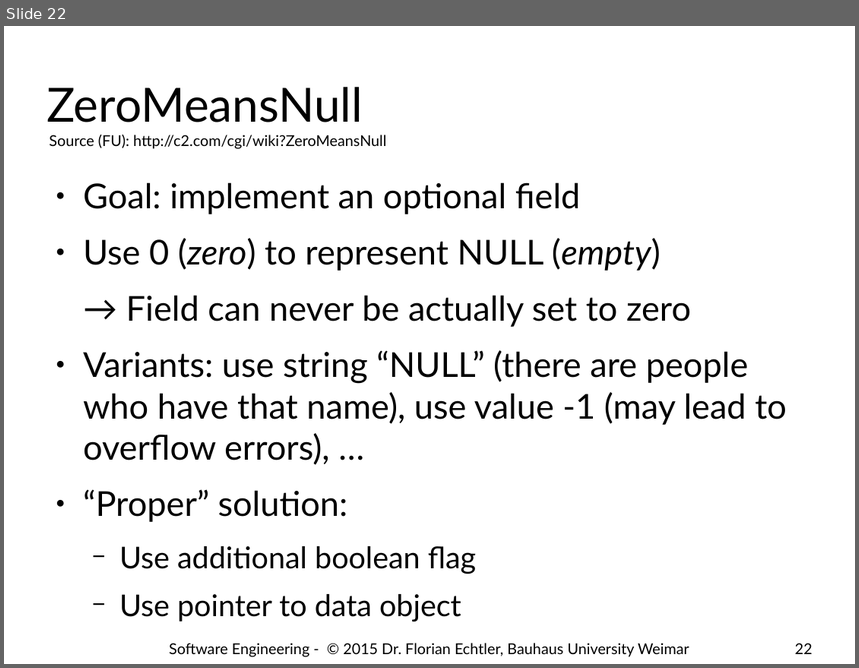
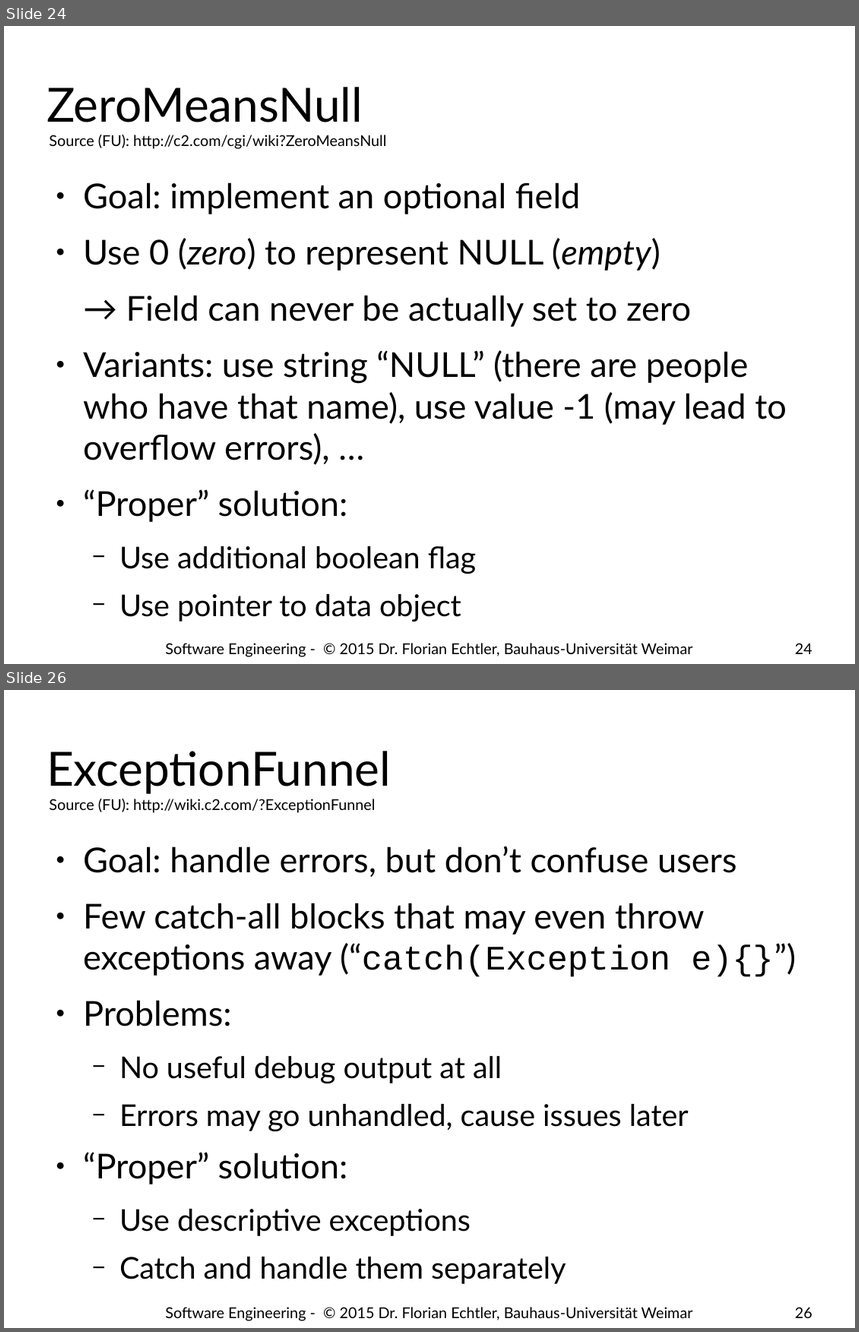
Before and after one commit to floe/software-engineering, a slide deck: 07-code-quality.odp. Shown one above the other, each under a label of ours: slide 22 before the commit, slides 24 and 26 after it; the slides between them are not shown. The pictures are 859x668 and 859x1332 pixels, drawn with LibreOffice and Linux fonts; fonts in the diff are those of the drawing; background and template pictures are left out. Boxes give left, top, right and bottom in pixels: in the first picture for what was removed or moved away, otherwise in the second. Text is boxed around its words. In the diff, an @@ line names an element or a change of style, - is before the commit and + after.

```diff
--- a/07-code-quality.odp
+++ b/07-code-quality.odp
@@ slide 26 added at box(4, 690, 855, 1328), background #FFFFFF @@
@@ title added at box(47, 751, 391, 794), 44 pt, text #000000 @@
+ExceptionFunnel
@@ text added at box(49, 799, 375, 813), 14 pt, text #000000 @@
+Source (FU): http://wiki.c2.com/?ExceptionFunnel
@@ text added at box(83, 846, 796, 1284), 32 pt, text #000000 @@
+● Goal: handle errors, but don’t confuse users
+● Few catch-all blocks that may even throw exceptions away (“catch(Exception e){}”)
+● Problems:
+  − No useful debug output at all
+  − Errors may go unhandled, cause issues later
+● “Proper” solution:
+  − Use descriptive exceptions
+  − Catch and handle them separately
@@ text added at box(165, 1307, 693, 1322), 14 pt, text #000000 @@
+Software Engineering - © 2015 Dr. Florian Echtler, Bauhaus-Universität Weimar
@@ page number added at box(795, 1307, 813, 1319), 14 pt, text #000000 @@
+26
@@ what was slide 22 is now slide 24 @@
@@ slide 24 changed as well @@
@@ text at box(165, 643, 693, 658): text changed @@
-Software Engineering - © 2015 Dr. Florian Echtler, Bauhaus University Weimar
+Software Engineering - © 2015 Dr. Florian Echtler, Bauhaus-Universität Weimar
@@ page number at box(795, 643, 813, 655): text changed @@
-22
+24
```
Also in this commit, not shown: 22 other slides changed, 3 other slides added.
